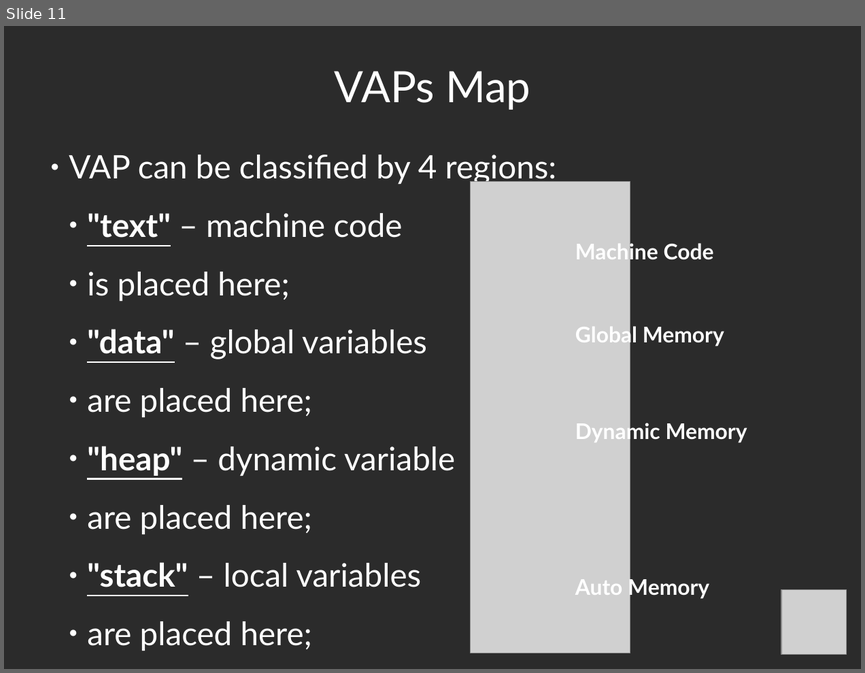
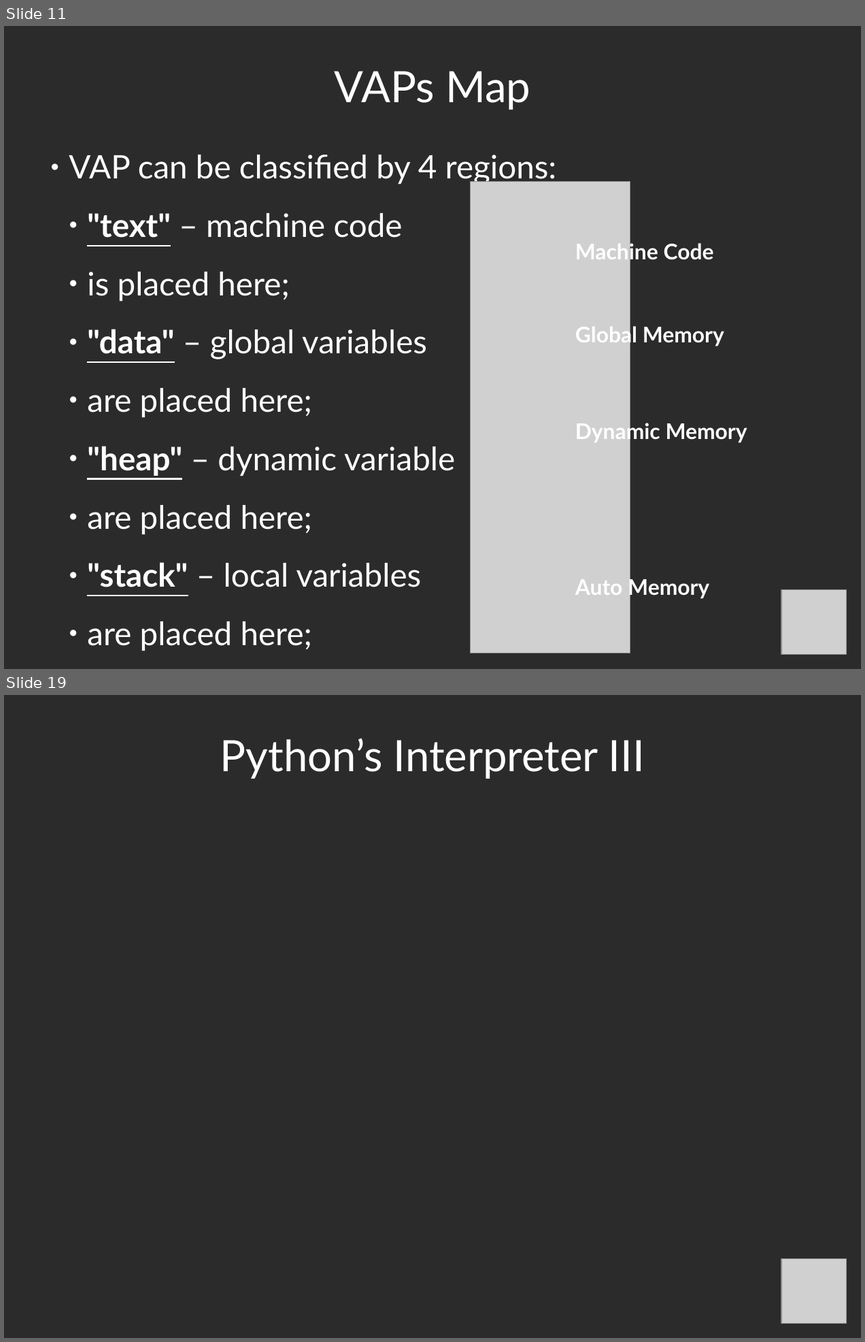
Before and after one commit to bmstu-fs12/01-sem-py-algo, a slide deck: week-01/presentation_2_4x3.odp. Shown one above the other, each under a label of ours: slide 11 before the commit, slides 11 and 19 after it; the slides between them are not shown. The pictures are 865x673 and 865x1342 pixels, drawn with LibreOffice and Linux fonts; fonts in the diff are those of the drawing; grey boxes stand for pictures; background and template pictures are left out; a plain dark background stands for a picture behind light text. Boxes give left, top, right and bottom in pixels: in the first picture for what was removed or moved away, otherwise in the second. Text is boxed around its words. In the diff, an @@ line names an element or a change of style, - is before the commit and + after.

```diff
--- a/week-01/presentation_2_4x3.odp
+++ b/week-01/presentation_2_4x3.odp
@@ slide 19 added at bbox=[4, 695, 861, 1338], background picture (left out) @@
@@ title added at bbox=[220, 738, 645, 779], 40 pt, text #FFFFFF @@
+Python’s Interpreter III
@@ picture added at bbox=[781, 1259, 846, 1323] @@
```
Also in this commit, not shown: 1 slide changed, 7 other slides added, 1 slide removed, 1 other file.
